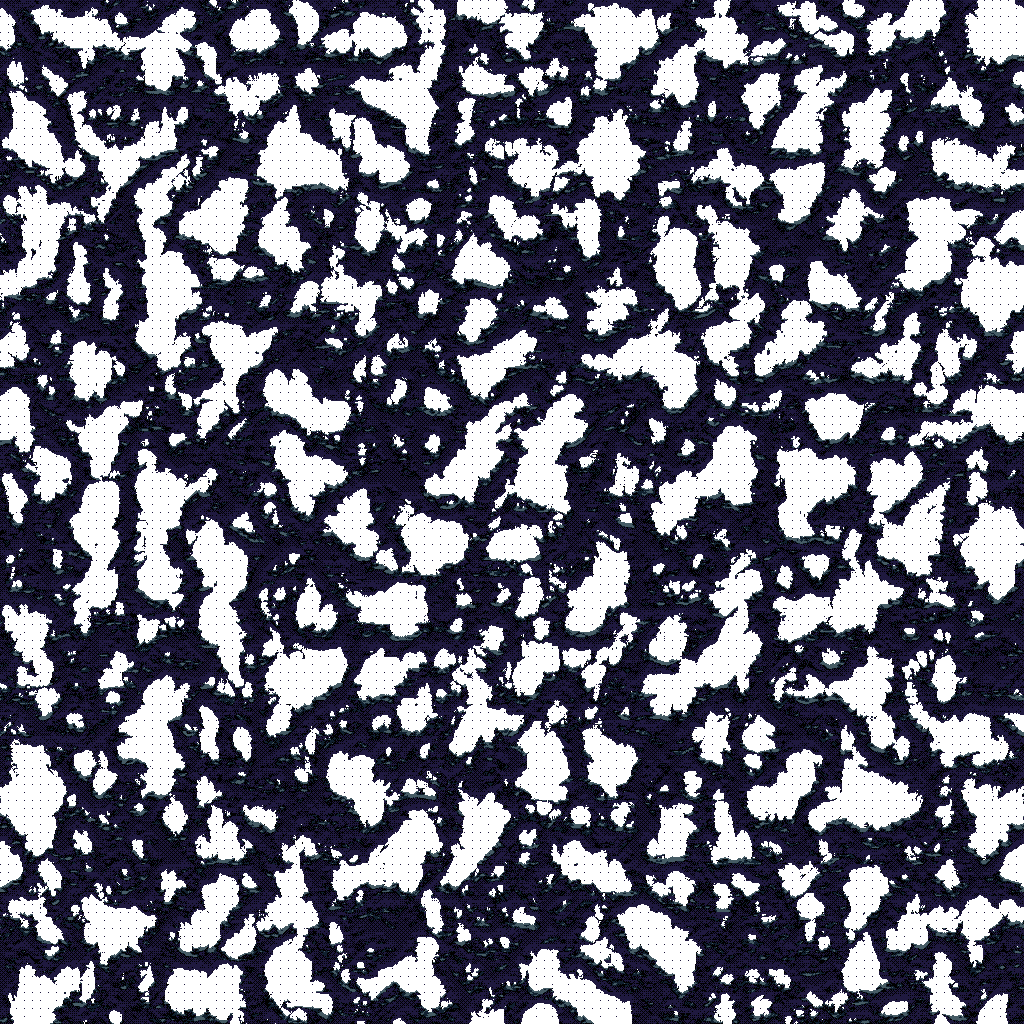
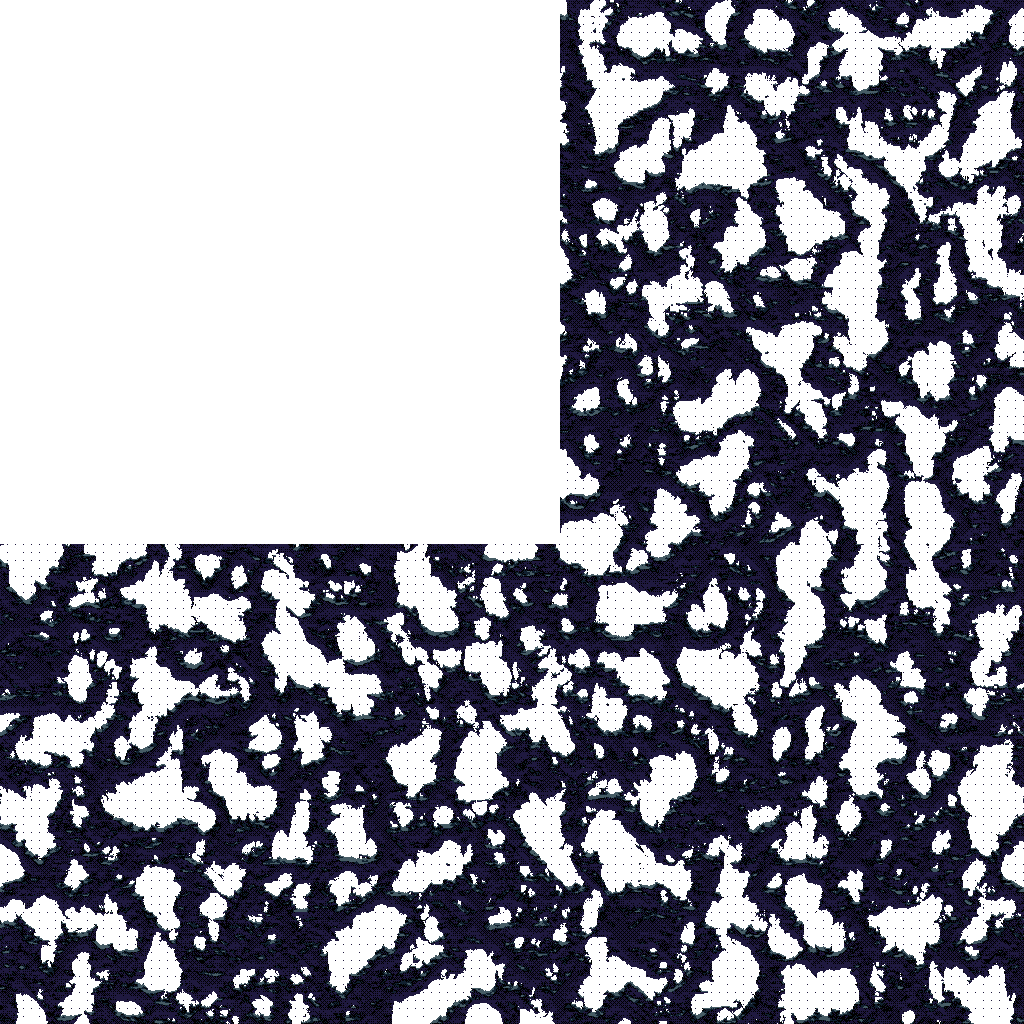
Revision of a layered w=1024, h=1024 image; what changed, layer by layer:
added layer "Background copy #3" above "Background copy #2" over bbox(0, 0, 1024, 1024)
hid "Background copy #2", painted on it over bbox(0, 0, 1024, 1024)
